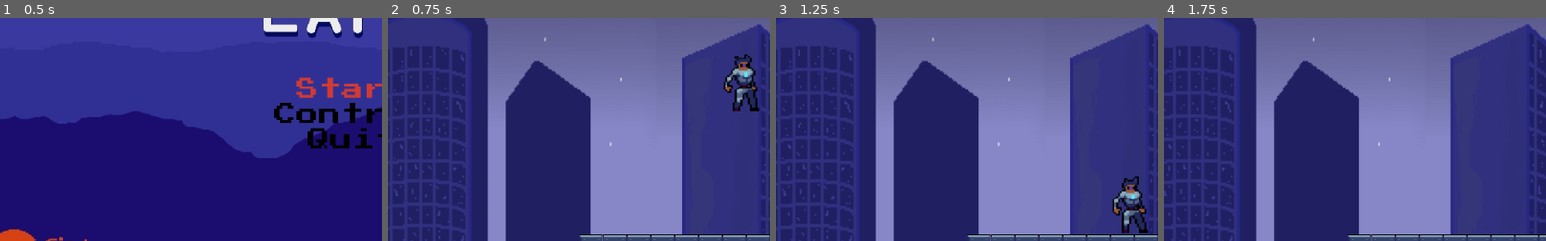
Above: before the commit, frames 1-4 (left to right).
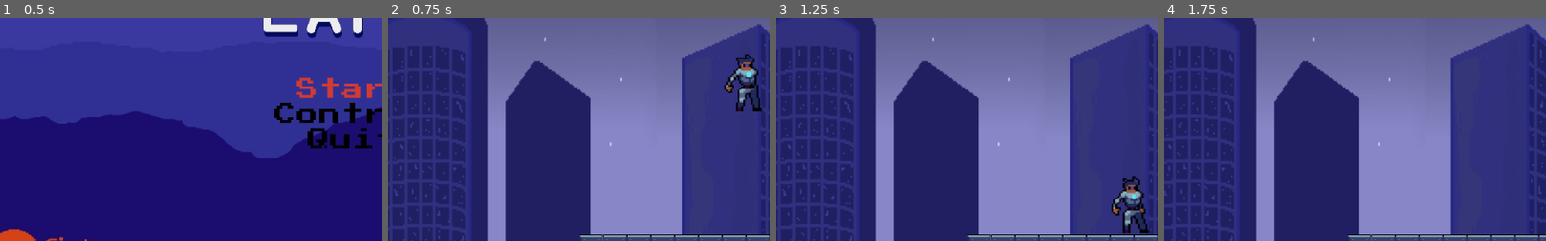
Above: after the commit, the same moments.

Repository: 2023M1T9-Inteli/grupo2
Game: Godot game, scene res://Cenas/primeira_tela.tscn
The game is run twice, just before and just after one commit, with the same random seed, the same clock (stepped at 60 frames per second) and the same inputs.
Inputs:
- Up to frame 1 (0.5 s): no input
- Up to frame 2 (0.75 s): click "Start" at 0.5 s
- Up to frame 3 (1.25 s): no input
- Up to frame 4 (1.75 s): hold Right (ui_right) from 1.28 s (still down); hold Up (ui_up) from 1.28 s (still down)
The pictures show only the part of the screen within x 4-54%, y 40-90%; the shares and areas given below are measured in that part.

Frame 1 is identical in both runs. In frame 2, 1.2% of the frame differs, in the area x 87-98%, y 16-42%; in frame 3, 0.8%; in frame 4, nothing differs.

Commit message:
implementação musica + som de pulo

Diff:
--- a/Game Mario/Branch/Player.tscn
+++ b/Game Mario/Branch/Player.tscn
@@ -24,6 +24,7 @@
 [ext_resource path="res://personagem principal/dash_rewind3.png" type="Texture" id=22]
 [ext_resource path="res://personagem principal/dash_rewind5.png" type="Texture" id=23]
 [ext_resource path="res://personagem principal/dash_rewind.6png.png" type="Texture" id=24]
+[ext_resource path="res://efeitos sonoros/DLMKRJN-ninja-jump (mp3cut.net).mp3" type="AudioStream" id=25]
 
 [sub_resource type="AtlasTexture" id=5]
 atlas = ExtResource( 3 )
@@ -89,7 +90,7 @@
 scale = Vector2( 1.1236, 0.977045 )
 frames = SubResource( 2 )
 animation = "Idle"
-frame = 1
+frame = 3
 playing = true
 centered = false
 
@@ -119,4 +120,8 @@
 [node name="shape" type="CollisionShape2D" parent="pes"]
 shape = SubResource( 3 )
 
+[node name="JumpFx" type="AudioStreamPlayer" parent="."]
+stream = ExtResource( 25 )
+volume_db = 0.5
+
 [connection signal="body_entered" from="pes" to="." method="_on_pes_body_entered"]
--- a/Game Mario/Cenas/World.tscn
+++ b/Game Mario/Cenas/World.tscn
@@ -1,8 +1,9 @@
-[gd_scene load_steps=8 format=2]
+[gd_scene load_steps=9 format=2]
 
 [ext_resource path="res://Branch/Player.tscn" type="PackedScene" id=1]
 [ext_resource path="res://Branch/ParallaxBackground.tscn" type="PackedScene" id=2]
 [ext_resource path="res://tileset/industrial.tres" type="TileSet" id=3]
+[ext_resource path="res://Script/World.gd" type="Script" id=4]
 [ext_resource path="res://imagens/newPortal cópia.png" type="Texture" id=5]
 [ext_resource path="res://Script/Passagem.gd" type="Script" id=6]
 [ext_resource path="res://Branch/Monstro.tscn" type="PackedScene" id=9]
@@ -12,6 +13,7 @@
 height = 62.0
 
 [node name="World" type="Node2D"]
+script = ExtResource( 4 )
 
 [node name="ParallaxBackground" parent="." instance=ExtResource( 2 )]
 
--- a/Game Mario/Script/Player.gd
+++ b/Game Mario/Script/Player.gd
@@ -26,6 +26,7 @@
 		if Input.is_action_pressed("ui_up"):
 			motion.y = JUMP_HEIGHT
 			$Sprite.play("jump")
+			$JumpFx.play()
 
 	motion = move_and_slide(motion, CIMA)
 
--- /dev/null
+++ b/Game Mario/Script/World.gd
@@ -0,0 +1,16 @@
+extends Node2D
+
+
+# Declare member variables here. Examples:
+# var a = 2
+# var b = "text"
+
+
+# Called when the node enters the scene tree for the first time.
+func _ready():
+	ControleMusica.play_musica()
+
+
+# Called every frame. 'delta' is the elapsed time since the previous frame.
+#func _process(delta):
+#	pass
--- /dev/null
+++ b/Game Mario/autoload/controle_musica.gd
@@ -0,0 +1,9 @@
+extends Node
+
+#cria variavel e carrega a musica principal do jogo
+var musica_tematica = load("res://efeitos sonoros/theWeeknd.ogg")
+
+#função para tocar a musica
+func play_musica():
+	$musica.stream = musica_tematica
+	$musica.play()
--- /dev/null
+++ b/Game Mario/autoload/controle_musica.tscn
@@ -0,0 +1,8 @@
+[gd_scene load_steps=2 format=2]
+
+[ext_resource path="res://autoload/controle_musica.gd" type="Script" id=1]
+
+[node name="controle_musica" type="Node"]
+script = ExtResource( 1 )
+
+[node name="musica" type="AudioStreamPlayer" parent="."]
--- a/Game Mario/project.godot
+++ b/Game Mario/project.godot
@@ -13,6 +13,10 @@
 config/name="Game Mario"
 run/main_scene="res://Cenas/primeira_tela.tscn"
 config/icon="res://icon.png"
+
+[autoload]
+
+ControleMusica="*res://autoload/controle_musica.tscn"
 
 [gui]
 
Not shown: 1 places in Game Mario/Branch/Player.tscn that only renumber resources
Not shown, added: Game Mario/efeitos sonoros/DLMKRJN-ninja-jump (mp3cut.net).mp3.import
Not shown, added: Game Mario/efeitos sonoros/Game Button Sounds Pack - Free Sounds [TubeRipper (mp3cut.net).mp3.import
Not shown, added: Game Mario/efeitos sonoros/theWeeknd.ogg.import
Not shown, changed: Game Mario/.DS_Store
Not shown, added: Game Mario/efeitos sonoros/.DS_Store
Not shown, added: Game Mario/efeitos sonoros/DLMKRJN-ninja-jump (mp3cut.net).mp3
Not shown, added: Game Mario/efeitos sonoros/Game Button Sounds Pack - Free Sounds [TubeRipper (mp3cut.net).mp3
Not shown, added: Game Mario/efeitos sonoros/theWeeknd.ogg
